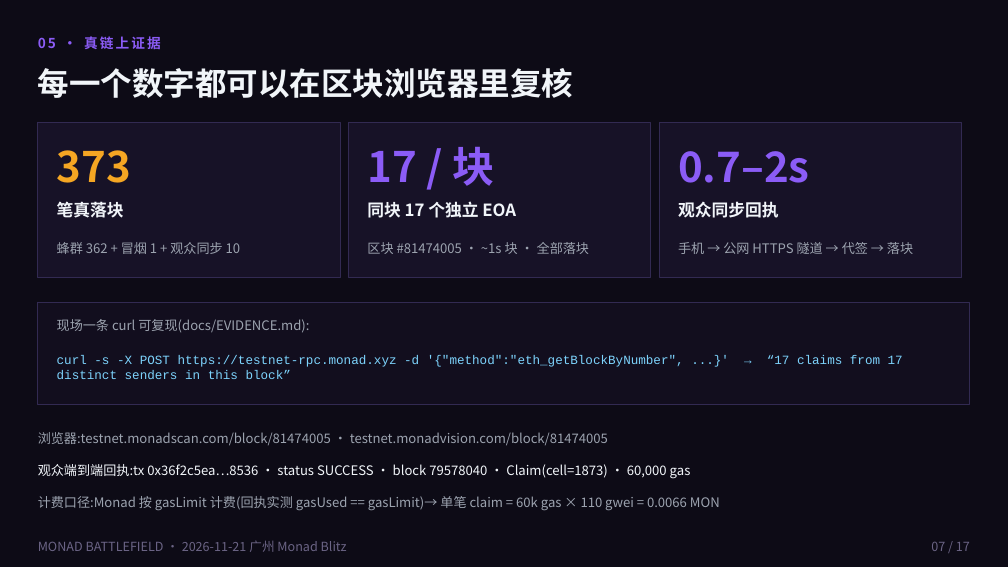
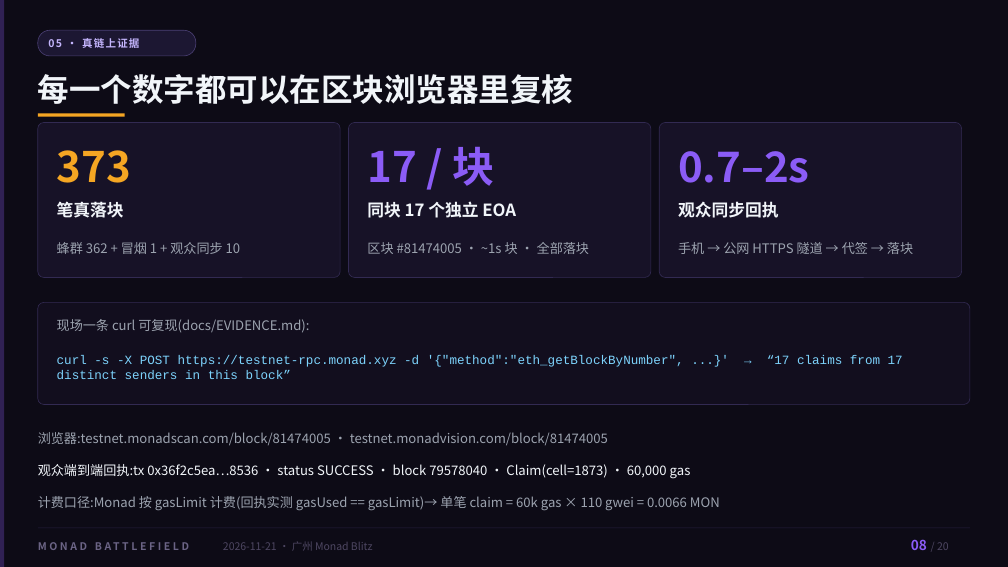
Before and after one commit to NaIWaniubi/monad-battlefield, a slide deck: slide 8 of deck/monad-battlefield.pptx (slide 7 before the commit). Drawn at 1008x567 pixels with LibreOffice and Linux fonts; fonts in the diff are those of the drawing. Boxes give left, top, right and bottom in pixels: in the first picture for what was removed or moved away, otherwise in the second. Text is boxed around its words. In the diff, an @@ line names an element or a change of style, - is before the commit and + after.

Commit message:
sync final: 落格 Alight deck (18→20 slides, GIF demos, Monad slide), crowd/demo build, loop GIFs

```diff
--- a/deck/monad-battlefield.pptx
+++ b/deck/monad-battlefield.pptx
@@ rectangle added at [0, 0, 5, 567], fill #8B5CF6 at 28% opacity @@
@@ rounded rectangle added at [38, 30, 196, 56], fill #1F1936 at 88% opacity, outline #4A3F73 0.6 pt @@
@@ text "05 · 真链上证据": place and size @@
-text "05 · 真链上证据" at [38, 36, 161, 50]
+text "05 · 真链上证据" at [48, 38, 139, 48]
@@ text "05 · 真链上证据" at [48, 38, 139, 48]: size 13 to 10 pt, text colour #8B5CF6 to #C4B5FD, letter spacing 2 to 1.2 pt @@
@@ text "每一个数字都可以在区块浏览器里复核": place and size @@
-text "每一个数字都可以在区块浏览器里复核" at [38, 68, 573, 98]
+text "每一个数字都可以在区块浏览器里复核" at [38, 74, 573, 104]
@@ rectangle added at [38, 113, 125, 116], fill #F5A623 @@
@@ rectangle removed at [38, 123, 340, 278] @@
@@ rounded rectangle added at [38, 123, 340, 278], fill #171227, outline #322A52 0.6 pt @@
@@ rectangle removed at [349, 123, 651, 278] @@
@@ rounded rectangle added at [349, 123, 651, 278], fill #171227, outline #322A52 0.6 pt @@
@@ rectangle removed at [659, 123, 962, 278] @@
@@ rounded rectangle added at [659, 123, 962, 278], fill #171227, outline #322A52 0.6 pt @@
@@ rectangle removed at [38, 302, 970, 405] @@
@@ rounded rectangle added at [38, 302, 970, 405], fill #120E1E, outline #322A52 0.6 pt @@
@@ rectangle added at [38, 528, 970, 529], fill #322A52 at 75% opacity @@
@@ text added at [38, 535, 219, 557], 10 pt, text #6B6485, bold @@
+MONAD BATTLEFIELD
@@ text added at [911, 539, 927, 550], 13 pt, text #8B5CF6, bold @@
+08
@@ text at [223, 542, 373, 550]: text changed; size 12 to 10 pt; text colour #6B6485 to #4E4762 @@
-MONAD BATTLEFIELD · 2026-11-21 广州 Monad Blitz
+2026-11-21 · 广州 Monad Blitz
@@ text removed at [931, 542, 970, 551] @@
-07 / 17
@@ text added at [937, 542, 949, 550], 10 pt, text #4E4762 @@
+/ 20
```
Also in this commit, not shown: 15 other slides changed, 4 slides added, 1 slide removed, 4 other files.
